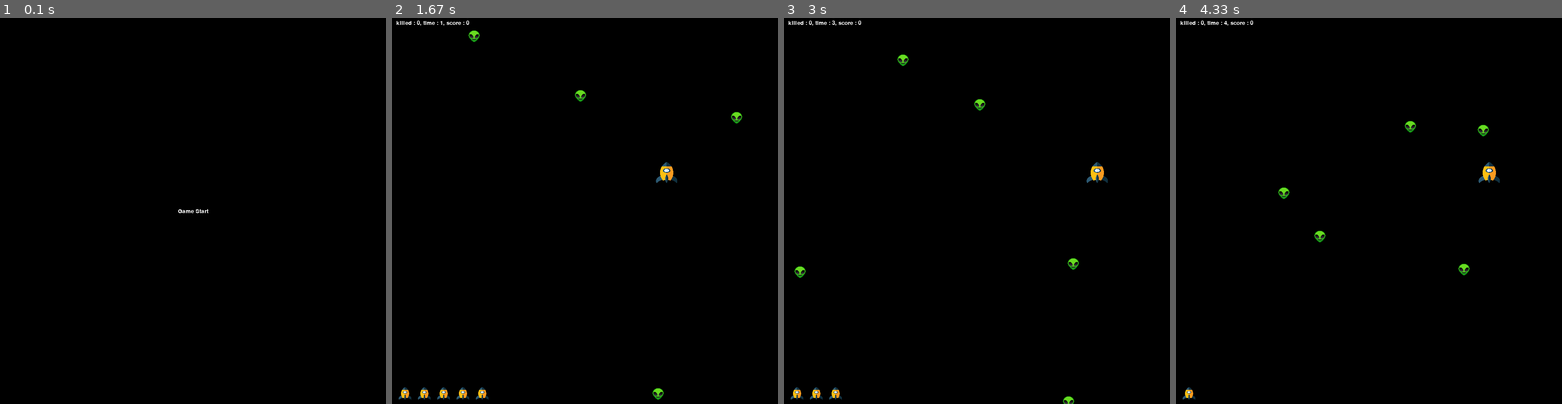
Above: before the commit, frames 1-4 (left to right).
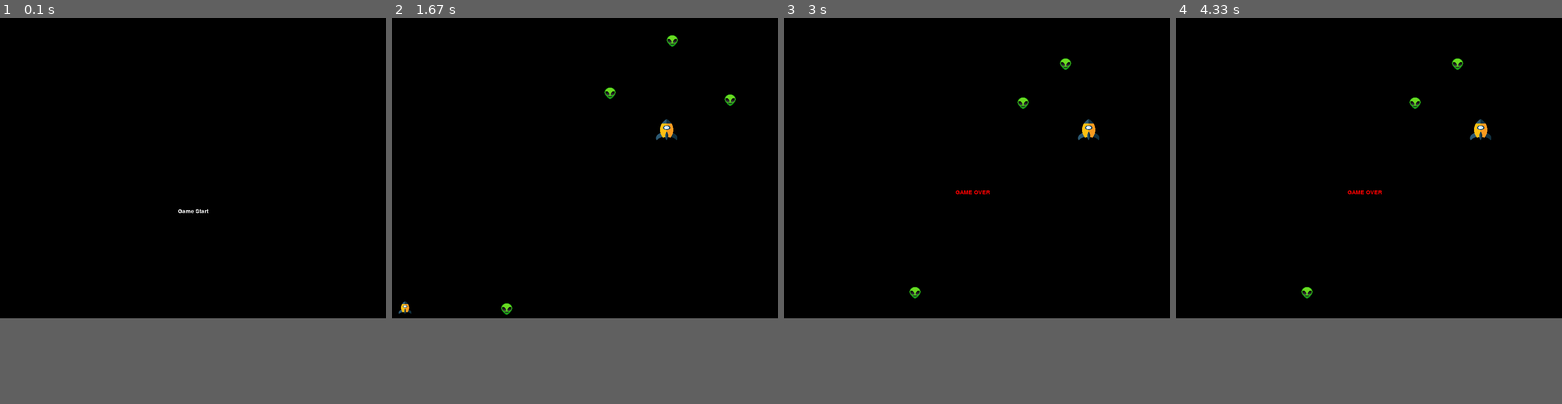
Above: after the commit, the same moments.

Repository: jeno0228/Git_Team
Game: pygame game, started from code/pygame_test.py
Two runs of this game, one before a commit and one after it. Both use one fixed random seed, a clock stepped at 60 frames per second and the inputs below.
Inputs (mouse positions are in pixels of both pictures, inside the frame that each line leads up to):
- Up to frame 1 (0.1 s): no input
- Up to frame 2 (1.67 s): click "Game Start" at 0.38 s; hold Right 0.67-1.13 s; move the mouse to (569, 180) at 0.7 s; hold Up 1.17-1.47 s; hold Right from 1.5 s (still down)
- Up to frame 3 (3 s): release Right at 1.97 s
- Up to frame 4 (4.33 s): no input
In our replay, the window is 900x900 before the commit and 900x700 after it. These sizes can differ from the game's own. Grey fills any space a smaller window leaves; there, only what the larger window draws over its background counts as a difference.

The runs differ from the first frame. In frame 1, only the window size differs. In frame 2, 1.2% of the frame differs, in the area x 1-91%, y 0-99%; in frame 3, 1.1%; in frame 4, 1.0%.

Commit message:
결과창, 랭킹 만들었어요

Diff:
--- a/code/pygame_test.py
+++ b/code/pygame_test.py
@@ -1,11 +1,14 @@
 import pygame
+from json import dump, load
 import os
 import random
 import time
 from datetime import datetime
 #아이템, 이동방향(4), 목표물 4면
+
+
 pygame.init()
-size = [900,900]
+size = [900,700]
 screen = pygame.display.set_mode(size)
 
 #게임창 옵션 설정
@@ -73,13 +76,18 @@
 
 # 목숨 이미지, 화면 왼쪽 아래에 나오게 위치 설정
 # for 문의 range의 인자는 목숨의 갯수를 의미함
-for i in range(5):
+for i in range(1):
     life = obj()
     life.put_img("code/ss.png")
     life.change_size(30, 30)
     life.x, life.y = 15 + i*(life.sx + life.sx/2), size[1] - life.sy - 10
     lives.append(life)
 
+# 결과 창에 나가기 버튼
+exit = obj()
+exit.put_img("code/exitbutton.png")
+exit.change_size(270, 80)
+exit.x, exit.y = size[0]/2 - exit.sx/2, size[1] * (4/5) - exit.sy/2
 
 left_go = False
 right_go = False
@@ -89,19 +97,24 @@
 color = (0,0,0)
 white = (255, 255, 255)
 killed = 0
+rank = []
+rank_text = ""
 level = 0
 bullet_size = 5
 font = pygame.font.Font("code/bold_pw.ttf",20)
+font_r = pygame.font.Font("code/bold_pw.ttf",40)
 
 # start
 SB = 0
 ST = 0
+SE = 0
 while ST == 0:
     clock.tick(60)
     for event in pygame.event.get():
         if event.type == pygame.QUIT:
             ST = 1
             SB = 1
+            SE = 1
         if event.type == pygame.MOUSEBUTTONDOWN:
             mouse_x, mouse_y = pygame.mouse.get_pos()
             if (mouse_x >= 400) & (mouse_x <= 500):
@@ -122,6 +135,7 @@
     for event in pygame.event.get():
         if event.type == pygame.QUIT:
             SB = 1
+            SE = 1
         if event.type == pygame.KEYDOWN:
             if event.key == pygame.K_LEFT or event.key == pygame.K_a:
                 left_go = True
@@ -312,10 +326,44 @@
         SB = 1
         time.sleep(4)
 
-    text = font.render("killed : {}, time : {}, score : {}".format(killed, delta_time, killed+delta_time//10), True, (255,255,255))
-    screen.blit(text, (10,5))
+        # 랭크 파일 리스트 불러오기
+        with open("code/rank.json") as f1:
+            data = load(f1)
+            data.append(killed+delta_time//10)
+            data.sort(reverse=True)
+
+        for i in range(len(data)):
+            if i <= 5:
+                rank.append("rank" + str(i+1) + " : score {}".format(data[i]))
+        text = font.render("killed : {}, time : {}, score : {}".format(killed, delta_time, killed+delta_time//10), True, (255,255,255))
+        screen.blit(text, (10,5))
 
     #update
     pygame.display.flip()
 
+# 결과 창
+while SE == 0:
+    clock.tick(60)
+    screen.fill(color)
+    for i in range(len(rank)):
+        text_R = font_r.render(rank[i], True, white)
+        rect_R = text_R.get_rect()
+        rect_R.center = (size[0] * (1/2), size[1] * (1/6) + i * 60)
+        screen.blit(text_R, rect_R)
+    exit.show()
+
+    for event in pygame.event.get():
+        if event.type == pygame.QUIT:
+            SE = 1
+        if event.type == pygame.MOUSEBUTTONDOWN:
+            mouse_x, mouse_y = pygame.mouse.get_pos()
+            if (mouse_x >= size[0]/2 - exit.sx/2) & (mouse_x <= size[0]/2 + exit.sx/2):
+                if (mouse_y >= size[1] * (4/5) - exit.sy/2) & (mouse_y <= size[1] * (4/5) + exit.sy/2):
+                    SE = 1
+
+    pygame.display.flip()
+
+    with open("code/rank.json", 'w') as f2:
+        dump(data, f2, indent=2)
+
 pygame.quit()
--- /dev/null
+++ b/code/rank.json
@@ -0,0 +1,2 @@
+[
+]
Binary file added: code/exitbutton.png
